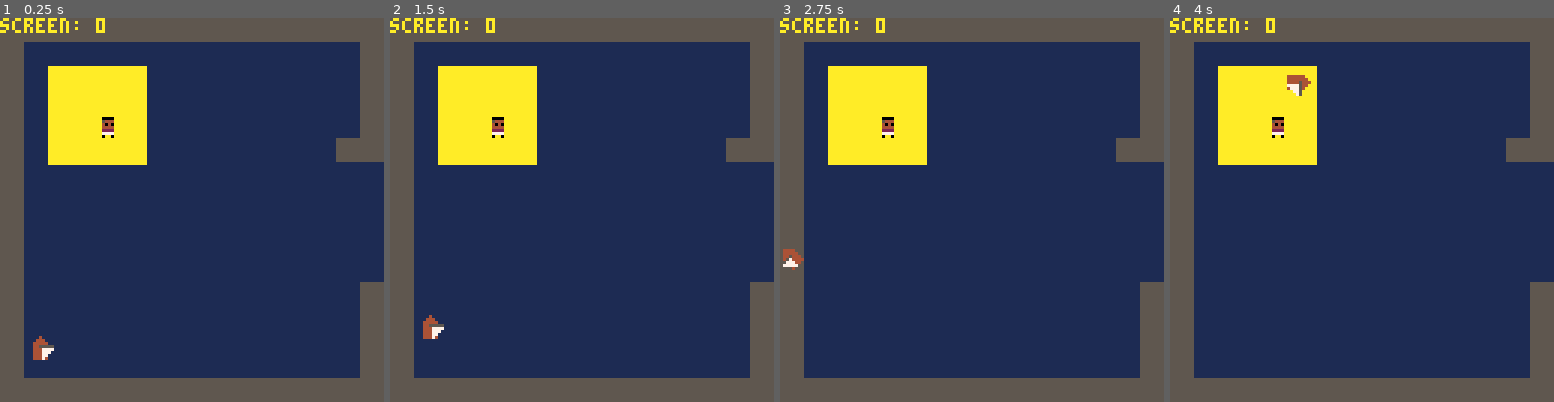
Above: before the commit, frames 1-4 (left to right).
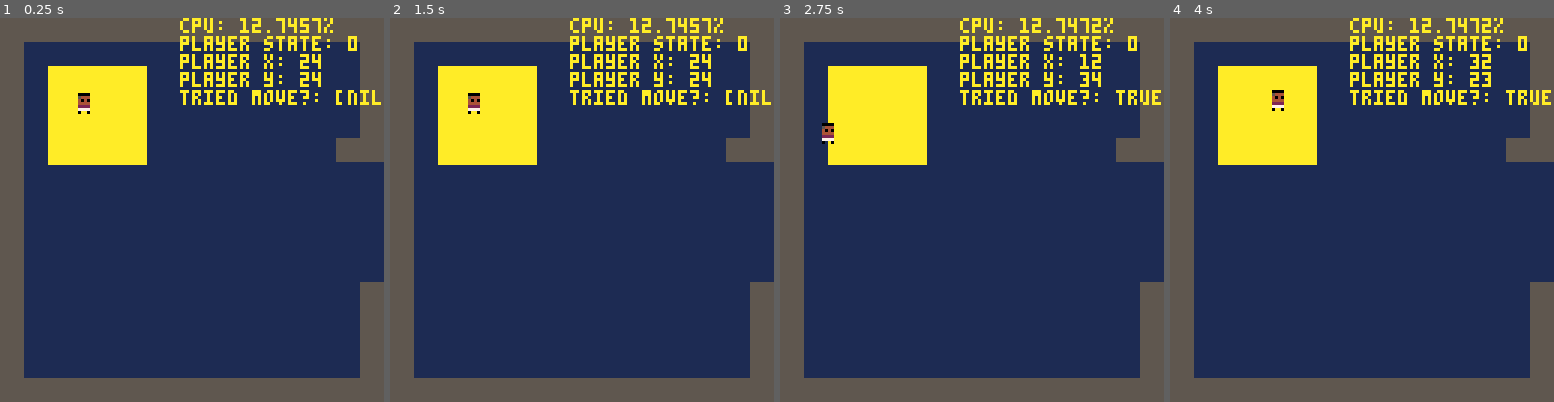
Above: after the commit, the same moments.

Repository: frojo/pico8
Game: PICO-8 cartridge carts/adventure.p8
Same seed, same stepped clock (60 frames per second), same inputs: the game is played once before the commit and once after it.
Inputs:
- Up to frame 1 (0.25 s): no input
- Up to frame 2 (1.5 s): tap O (Z key) at 0.33, 0.7, 1.43 s; tap X (X key) at 1.07 s
- Up to frame 3 (2.75 s): hold Left 1.97-2.37 s; tap X (X key) at 2.07, 2.4, 2.73 s; tap O (Z key) at 2.22 s; hold Down from 2.42 s (still down)
- Up to frame 4 (4 s): release Down at 2.82 s; hold Right 2.87-3.53 s; tap X (X key) at 3.07, 3.4, 3.73 s; tap O (Z key) at 3.1, 3.98 s; hold Up from 3.58 s (still down)

The runs differ from the first frame. In frame 1, 4.2% of the frame differs, in the area x 0-100%, y 0-90%; in frame 2, 4.2%; in frame 3, 4.2%; in frame 4, 4.3%, in the area x 0-100%, y 0-32%.

Commit message:
basic walking movement

Diff:
--- a/carts/adventure.p8
+++ b/carts/adventure.p8
@@ -4,7 +4,7 @@
 
 
 function _init()
-	debug = false
+	debug = true
 
 	-- collisions
 	walls_spr_flag = 0
@@ -46,15 +46,10 @@
 	-- draw screen
 	map(screen*16, screen*16, 0, 0, 16, 16)
 
-	print("screen: "..tostr(screen))
 
 
 	rectfill(16, 16, 48, 48, 10)
 
-	palt(0, false)
-	palt(12, true)
-	spr(32, 32, 32)
-	palt()
 
 
 
@@ -65,8 +60,11 @@
 
 
 	if debug then
-
-		print("       cpu usage: "..tostr(stat(1)*100).."%")
+		print("               cpu: "..tostr(stat(1)*100).."%")
+		print("               player state: "..tostr(players[1].state))
+		print("               player x: "..tostr(players[1].x))
+		print("               player y: "..tostr(players[1].y))
+		print("               tried move?: "..tostr(tried_to_move))
 	end
 
 end
@@ -75,11 +73,14 @@
 	local player = {}
 	player.num = num
 
+	-- 0 = walking, 1 = swimming, 2 = rowing, 3 = sailing
+	player.state = 0
+
 	if (num == 1) player.color = 4 -- brown
 	if (num == 2) player.color = 5 -- dark grey
 
-	player.x = 10
-	player.y = 96 + 10 * player.num
+	player.x = 24
+	player.y = 24
 	player.h = 8
 	player.w = 8
 	player.dx = 0;
@@ -99,6 +100,33 @@
 end
 
 function move_player(player)
+	-- walking controls/movement
+	-- different indexing conventions are fun
+	local pnum = player.num - 1
+	if player.state == 0 then
+		-- TODO lol
+		-- debug
+		player.dx = 0
+		player.dy = 0
+		if btn(0, pnum) then
+			tried_to_move = true
+			player.dx = -1
+		end
+		if btn(1, pnum) then
+			player.dx = 1
+		end
+		if btn(2, pnum) then
+			player.dy = -1
+		end
+		if btn(3, pnum) then
+			player.dy = 1
+		end
+		player.x += player.dx
+		player.y += player.dy
+		return
+	end
+
+	-- TODO clean this shit up
 	-- add wind force
 	local forcex, forcey
 	if (windy) then
@@ -242,11 +270,21 @@
 end
 
 function draw_player(player)
-	-- the sprites just happen to be in beginning of sprite sheet
-	local sprite = player.dir + 1
-	if (player.num == 2) pal(4, 5)
-	spr(sprite, player.x, player.y)
-	if (player.num == 2) pal()
+	-- player is walking
+	if player.state == 0 then
+		palt(0, false)
+		palt(12, true)
+		spr(32, player.x, player.y)
+		palt()
+	-- player is sailing
+	elseif player.state == 3 then
+		-- the boat sprites just happen to be in the beginning of
+		-- the sprite sheet
+		local sprite = player.dir + 1
+		if (player.num == 2) pal(4, 5)
+		spr(sprite, player.x, player.y)
+		if (player.num == 2) pal()
+	end
 end
 
 -- check if cell x,y (in map space) is a wall
@@ -313,14 +351,22 @@
 11111111555555550000000000000000000000000000000000000000000000000000000000000000000000000000000000000000000000000000000000000000
 11111111555555550000000000000000000000000000000000000000000000000000000000000000000000000000000000000000000000000000000000000000
 11111111555555550000000000000000000000000000000000000000000000000000000000000000000000000000000000000000000000000000000000000000
-cccccccc555555cc0000000000000000000000000000000000000000000000000000000000000000000000000000000000000000000000000000000000000000
-cc0000cc555555550000000000000000000000000000000000000000000000000000000000000000000000000000000000000000000000000000000000000000
-cc5444cc554444550000000000000000000000000000000000000000000000000000000000000000000000000000000000000000000000000000000000000000
-cc4040cc540440550000000000000000000000000000000000000000000000000000000000000000000000000000000000000000000000000000000000000000
-cc4444cc544444cc0000000000000000000000000000000000000000000000000000000000000000000000000000000000000000000000000000000000000000
-cc2222ccc1111ccc0000000000000000000000000000000000000000000000000000000000000000000000000000000000000000000000000000000000000000
-cc7777ccc7cc7ccc0000000000000000000000000000000000000000000000000000000000000000000000000000000000000000000000000000000000000000
-cc0cc0cccccccccc0000000000000000000000000000000000000000000000000000000000000000000000000000000000000000000000000000000000000000
+cccccccc000000000000000000000000000000000000000000000000000000000000000000000000000000000000000000000000000000000000000000000000
+cc0000cc000000000000000000000000000000000000000000000000000000000000000000000000000000000000000000000000000000000000000000000000
+cc5444cc000000000000000000000000000000000000000000000000000000000000000000000000000000000000000000000000000000000000000000000000
+cc4040cc000000000000000000000000000000000000000000000000000000000000000000000000000000000000000000000000000000000000000000000000
+cc4444cc000000000000000000000000000000000000000000000000000000000000000000000000000000000000000000000000000000000000000000000000
+cc2222cc000000000000000000000000000000000000000000000000000000000000000000000000000000000000000000000000000000000000000000000000
+cc7777cc000000000000000000000000000000000000000000000000000000000000000000000000000000000000000000000000000000000000000000000000
+cc0cc0cc000000000000000000000000000000000000000000000000000000000000000000000000000000000000000000000000000000000000000000000000
+555555cc000000000000000000000000000000000000000000000000000000000000000000000000000000000000000000000000000000000000000000000000
+55555555000000000000000000000000000000000000000000000000000000000000000000000000000000000000000000000000000000000000000000000000
+55444455000000000000000000000000000000000000000000000000000000000000000000000000000000000000000000000000000000000000000000000000
+54044055000000000000000000000000000000000000000000000000000000000000000000000000000000000000000000000000000000000000000000000000
+544444cc000000000000000000000000000000000000000000000000000000000000000000000000000000000000000000000000000000000000000000000000
+c1111ccc000000000000000000000000000000000000000000000000000000000000000000000000000000000000000000000000000000000000000000000000
+c7cc7ccc000000000000000000000000000000000000000000000000000000000000000000000000000000000000000000000000000000000000000000000000
+cccccccc000000000000000000000000000000000000000000000000000000000000000000000000000000000000000000000000000000000000000000000000
 __gff__
 0000000000000004080108000000000000010000000000000000000000000000000000000000000000000000000000000000000000000000000000000000000000000000000000000000000000000000000000000000000000000000000000000000000000000000000000000000000000000000000000000000000000000000
 0000000000000000000000000000000000000000000000000000000000000000000000000000000000000000000000000000000000000000000000000000000000000000000000000000000000000000000000000000000000000000000000000000000000000000000000000000000000000000000000000000000000000000
